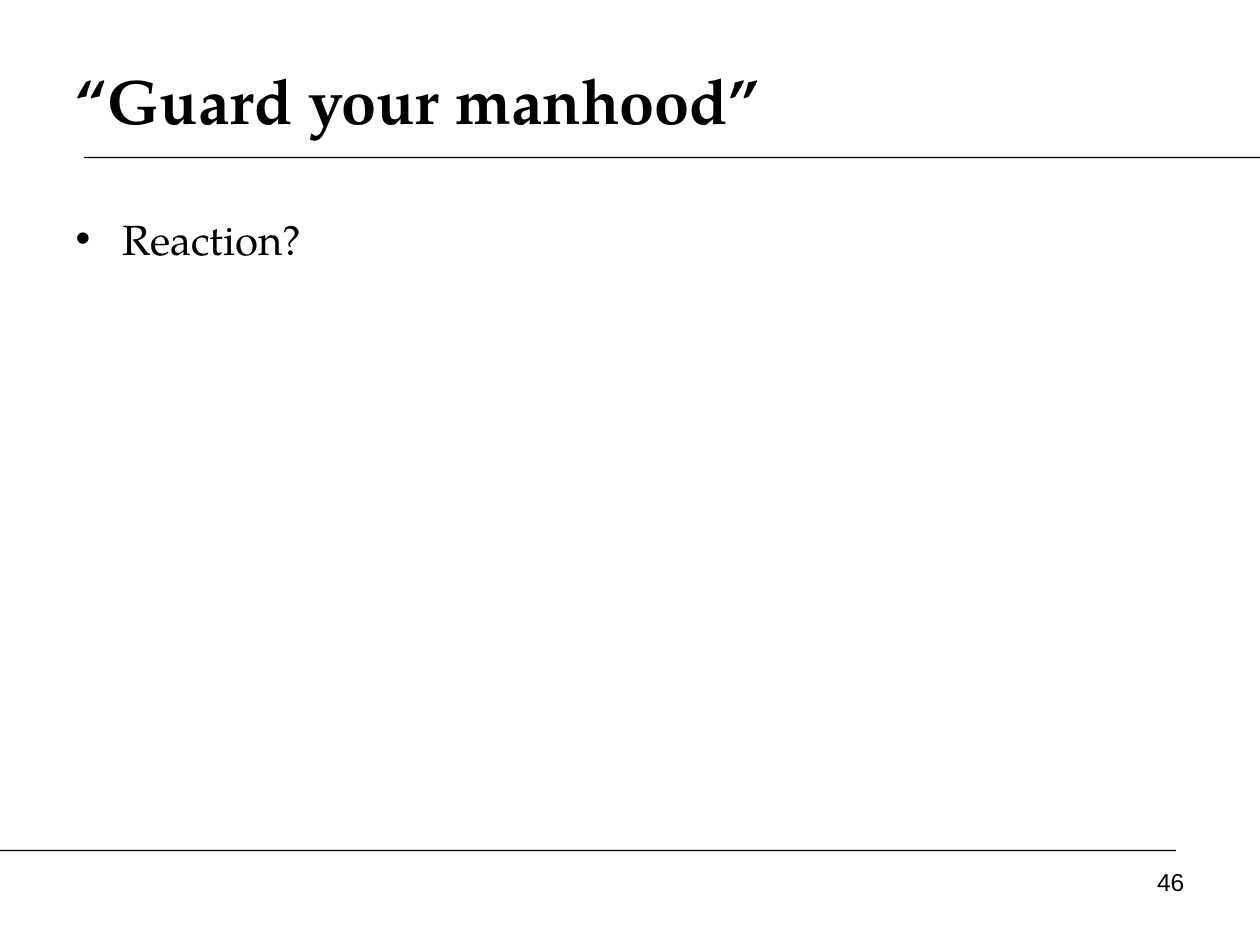
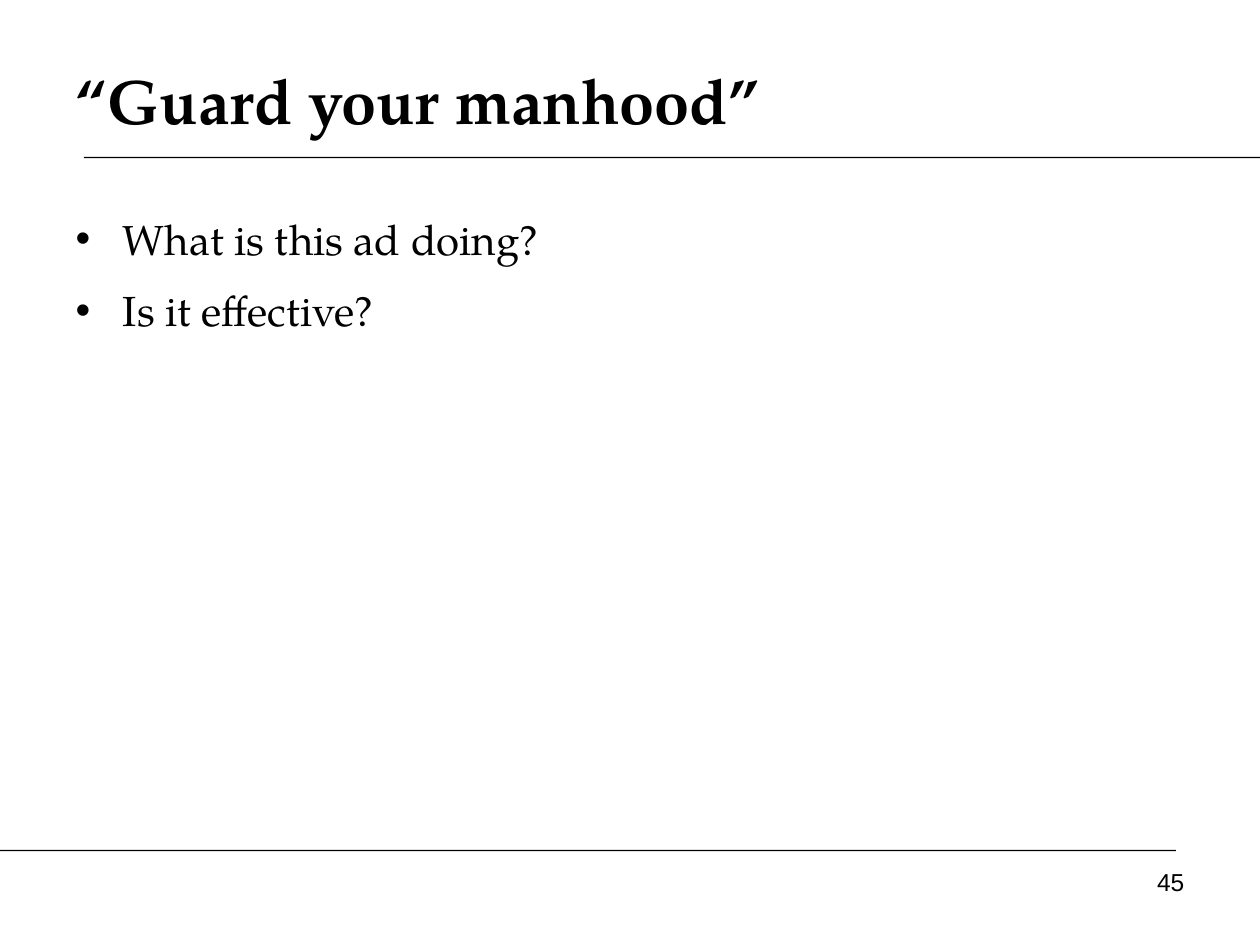
Before and after one commit to DaveBackus/Global_Economy, a slide deck: slide 45 of Slides/slides_growth1_f14.pptx (slide 46 before the commit). Drawn at 1260x945 pixels with LibreOffice and Linux fonts; fonts in the diff are those of the drawing. Boxes give left, top, right and bottom in pixels: in the first picture for what was removed or moved away, otherwise in the second. Text is boxed around its words. In the diff, an @@ line names an element or a change of style, - is before the commit and + after.

```diff
--- a/Slides/slides_growth1_f14.pptx
+++ b/Slides/slides_growth1_f14.pptx
@@ text at (123,224,538,327): text changed @@
-• Reaction?
+• What is this ad doing?
+• Is it effective?
@@ page number at (1157,874,1184,892): text changed @@
-46
+45
```
Also in this commit, not shown: 9 other slides changed, 2 slides added, 4 other files.
